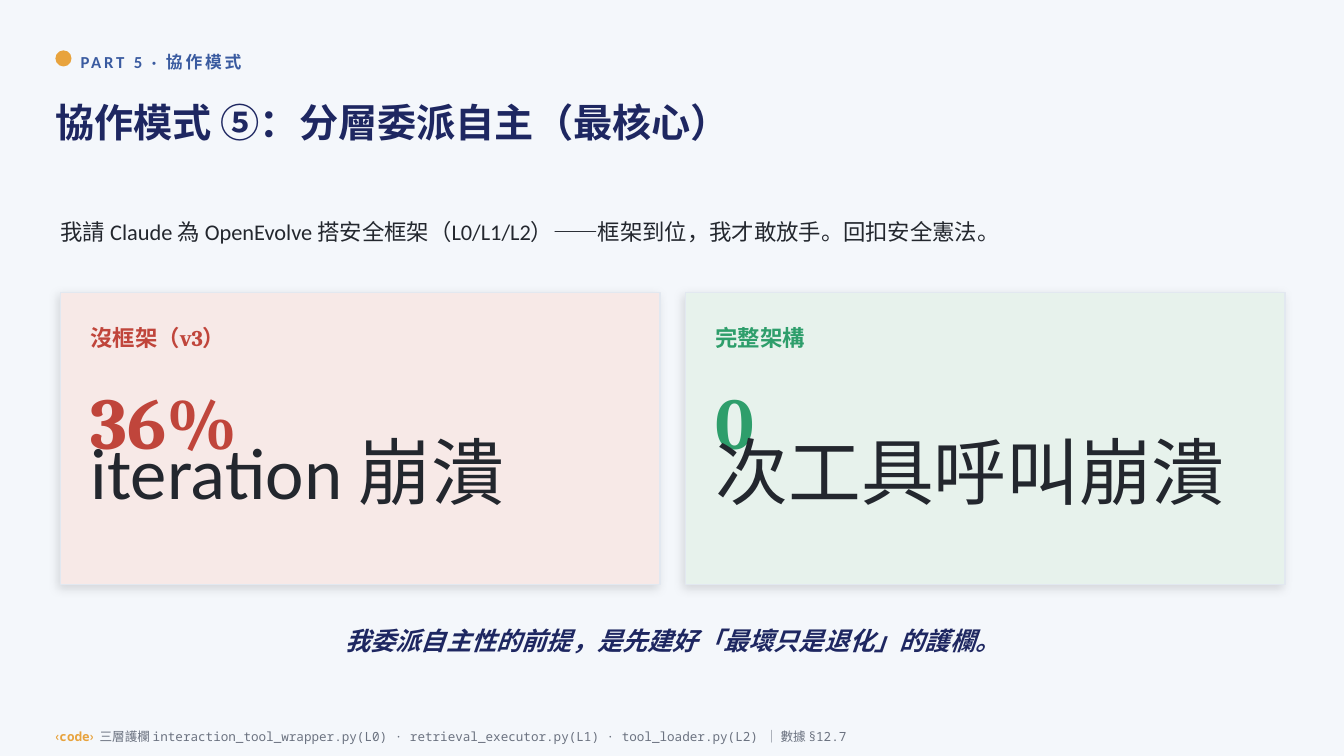
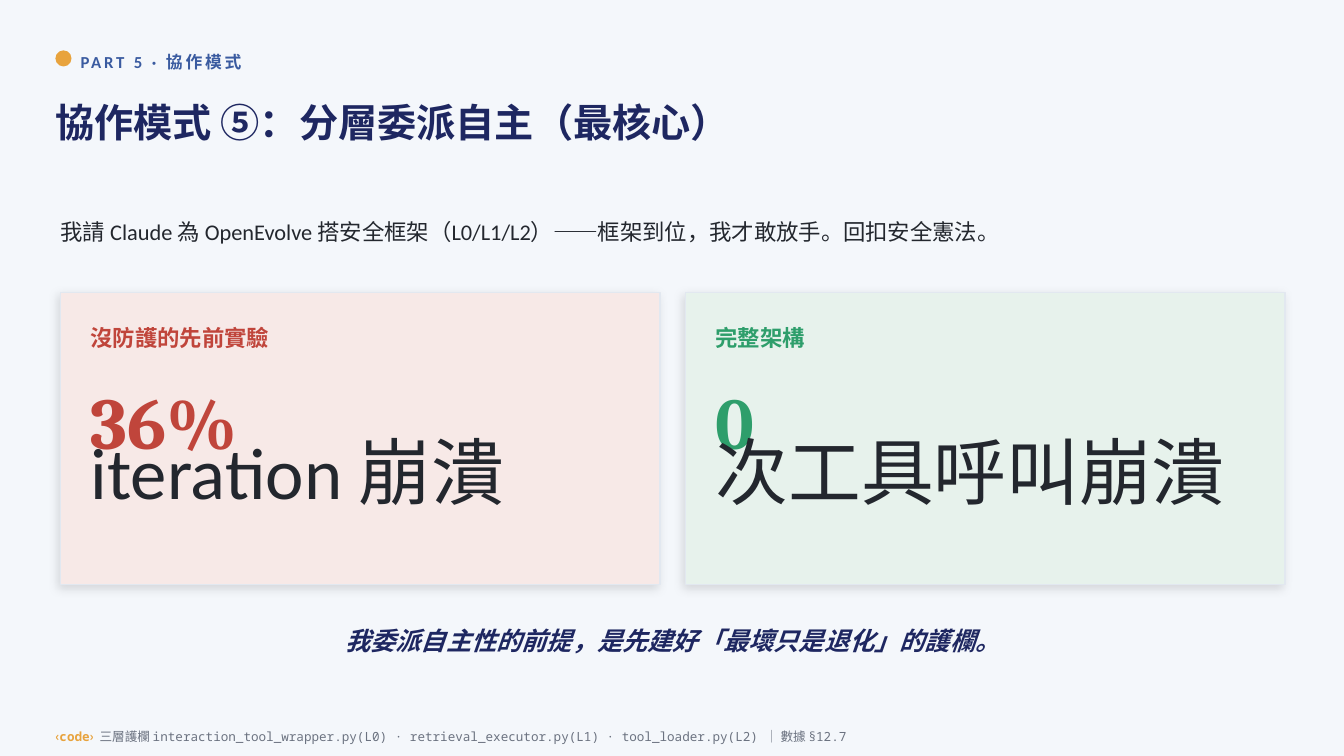
Before and after one commit to yuchieh/AgentSocietyChallenge_OpenEvolve, a slide deck: slide 20 of docs/slides/人AI進化_整合教學投影片.pptx. Drawn at 1344x756 pixels with LibreOffice and Linux fonts; fonts in the diff are those of the drawing. Boxes give left, top, right and bottom in pixels: in the first picture for what was removed or moved away, otherwise in the second. Text is boxed around its words. In the diff, an @@ line names an element or a change of style, - is before the commit and + after.

```diff
--- a/docs/slides/人AI進化_整合教學投影片.pptx
+++ b/docs/slides/人AI進化_整合教學投影片.pptx
@@ text at (91,327,270,348): text changed @@
-沒框架（v3）
+沒防護的先前實驗
```
Also in this commit, not shown: 7 other slides changed, 1 other file.
